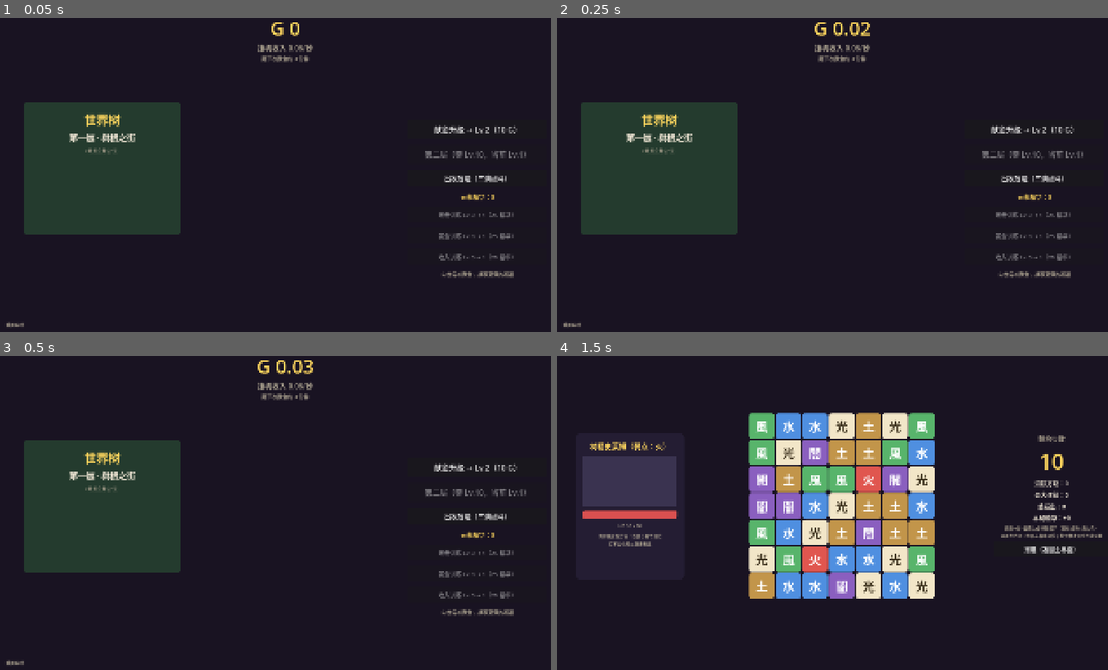
Above: before the commit, frames 1-4 (two rows, left to right).
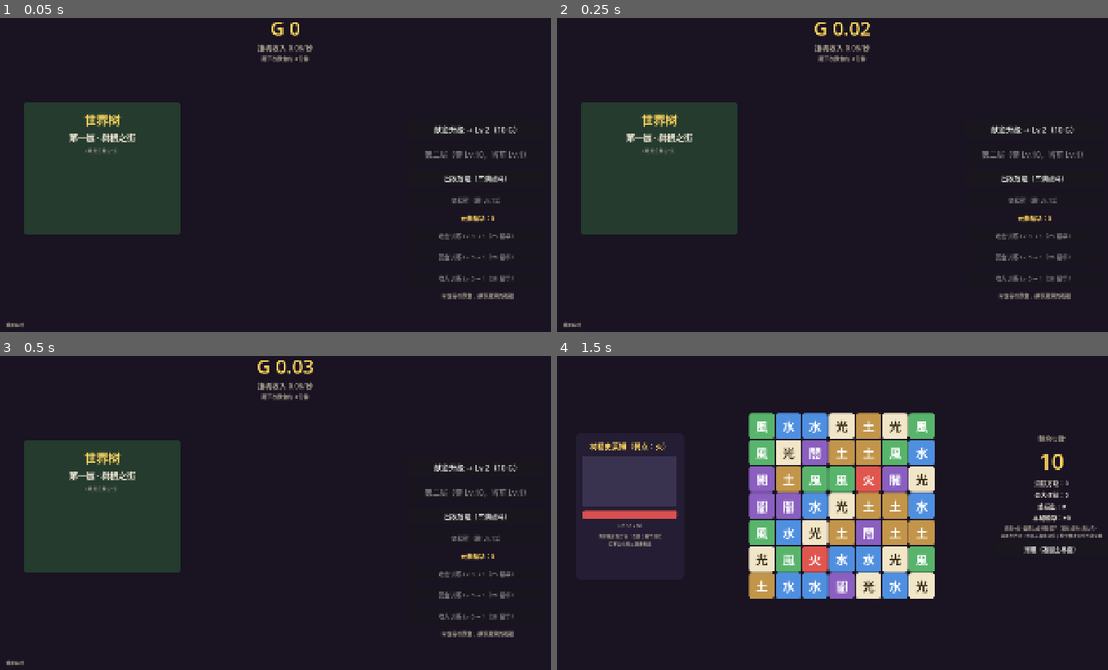
Above: after the commit, the same moments.

Repository: MengUkal/--Idle-simulation-management-self-test
Game: Godot game, scene res://scenes/main/main.tscn
Two runs of this game, one before a commit and one after it. Both use one fixed random seed, a clock stepped at 60 frames per second and the inputs below.
Inputs:
- Up to frame 1 (0.05 s): no input
- Up to frame 2 (0.25 s): no input
- Up to frame 3 (0.5 s): no input
- Up to frame 4 (1.5 s): click "献金升级 → Lv.2（10 G）" at 0.5 s; click "出发冒险（三消战斗）" at 1.25 s

The runs differ from the first frame. In frame 1, 0.9% of the frame differs, in the area x 79-94%, y 55-90%; in frame 2, 0.9%; in frame 3, 0.9%; in frame 4, nothing differs.

Commit message:
feat(M3): exchange - candlestick market with 3 targets (approved spec)
- autoload Market: random-walk prices (5s ticks, 30s candles, 40-candle window,
  price clamped 0.2x-5x base), pre-seeded history, save/load state
- Balance: 3 targets (火晶石/風羽绢/生命露), fee 1%, unlock Lv.15, trade math helpers
- GameState: holdings + buy/sell with 1% fee both ways
- market scene: K-line chart (custom _draw, red up / green down), target list with
  live quotes, buy/sell panel, total assets, Lv.15 lock overlay
- main: exchange entry button (unlock-gated)
- save schema v3 (holdings + market state, backward compatible)
- tests/market_test.gd: 12 checks (walk band, candle roll, fee math, state roundtrip)

Diff:
--- a/autoload/event_bus.gd
+++ b/autoload/event_bus.gd
@@ -10,3 +10,4 @@
 signal save_completed()                     # 一次存档写盘完成
 signal essence_changed(total: int)          # 元素精华变化
 signal line_changed(kind: String, level: int)  # 训练线升级（atk/bounty/income）
+signal holdings_changed(idx: int, total: int)  # 标的持仓变化（交易所）
--- a/autoload/game_state.gd
+++ b/autoload/game_state.gd
@@ -10,6 +10,7 @@
 var atk_line := 0                         # 攻击训练线等级
 var bounty_line := 0                      # 赏金训练线等级
 var income_line := 0                      # 收入训练线等级
+var holdings := [0, 0, 0]                 # 交易所持仓（按 Balance.MARKET_TARGETS 顺序）
 
 
 func income_per_sec() -> float:
@@ -111,6 +112,42 @@
 	EventBus.line_changed.emit("atk", 0)
 	EventBus.line_changed.emit("bounty", 0)
 	EventBus.line_changed.emit("income", 0)
+	holdings = [0, 0, 0]
+	EventBus.holdings_changed.emit(0, 0)
+	EventBus.holdings_changed.emit(1, 0)
+	EventBus.holdings_changed.emit(2, 0)
+
+
+# ---------- 交易所（M3） ----------
+
+func buy_stock(idx: int, shares: int) -> bool:
+	## 买入标的（含 1% 手续费），成功返回 true
+	if idx < 0 or idx >= holdings.size() or shares <= 0:
+		return false
+	var cost := Balance.trade_cost(Market.prices[idx], shares)
+	if money < cost["total"]:
+		EventBus.money_not_enough.emit(cost["total"])
+		return false
+	money -= cost["total"]
+	holdings[idx] += shares
+	EventBus.money_changed.emit(money)
+	EventBus.holdings_changed.emit(idx, holdings[idx])
+	return true
+
+
+func sell_stock(idx: int, shares: int) -> bool:
+	## 卖出标的（含 1% 手续费），成功返回 true
+	if idx < 0 or idx >= holdings.size() or shares <= 0:
+		return false
+	shares = mini(shares, holdings[idx])
+	if shares <= 0:
+		return false
+	var gain := Balance.sell_proceeds(Market.prices[idx], shares)
+	money += gain
+	holdings[idx] -= shares
+	EventBus.money_changed.emit(money)
+	EventBus.holdings_changed.emit(idx, holdings[idx])
+	return true
 
 
 # ---------- 开发修改器专用（release 构建不可达：修改器面板仅 debug 构建加载） ----------
--- /dev/null
+++ b/autoload/market.gd
@@ -0,0 +1,100 @@
+extends Node
+## 交易所行情引擎：纯随机游走价格 + K 线聚合。
+## 【已拍板】三标的 / 纯随机 / 每 5 秒一跳 / 每 30 秒一根 K 线 / 图表保留 40 根。
+
+signal prices_changed()
+signal candle_closed()
+
+var prices: Array = []        # 当前价 prices[标的]
+var history: Array = []       # 已收盘 K 线 history[标的] = [[open, high, low, close] × N]
+var current_open: Array = []  # 当前未收盘 K 线的开盘价
+var live_high: Array = []     # 当前 K 线最高
+var live_low: Array = []      # 当前 K 线最低
+var _tick_accum := 0.0
+var _candle_accum := 0.0
+
+
+func _ready() -> void:
+	if prices.size() < Balance.MARKET_TARGETS.size():
+		reset_market()
+
+
+## 重置行情到基准价并预生成历史 K 线（让图表一解锁就有内容）
+func reset_market() -> void:
+	prices = []
+	history = []
+	current_open = []
+	live_high = []
+	live_low = []
+	for t in Balance.MARKET_TARGETS:
+		var base: float = t["base"]
+		prices.append(base)
+		current_open.append(base)
+		live_high.append(base)
+		live_low.append(base)
+		history.append(_seed_history(base, t["vol"]))
+
+
+func _process(delta: float) -> void:
+	_tick_accum += delta
+	_candle_accum += delta
+	var ticked := false
+	var closed := false
+	while _tick_accum >= Balance.MARKET_TICK_SEC:
+		_tick_accum -= Balance.MARKET_TICK_SEC
+		ticked = true
+		for i in Balance.MARKET_TARGETS.size():
+			var t: Dictionary = Balance.MARKET_TARGETS[i]
+			prices[i] = clampf(prices[i] * (1.0 + randfn(0.0, t["vol"])), t["base"] * 0.2, t["base"] * 5.0)
+			live_high[i] = maxf(live_high[i], prices[i])
+			live_low[i] = minf(live_low[i], prices[i])
+	while _candle_accum >= Balance.MARKET_CANDLE_SEC:
+		_candle_accum -= Balance.MARKET_CANDLE_SEC
+		closed = true
+		for i in Balance.MARKET_TARGETS.size():
+			history[i].append([current_open[i], live_high[i], live_low[i], prices[i]])
+			if history[i].size() > Balance.MARKET_CANDLE_COUNT:
+				history[i].pop_front()
+			current_open[i] = prices[i]
+			live_high[i] = prices[i]
+			live_low[i] = prices[i]
+	if ticked:
+		prices_changed.emit()
+	if closed:
+		candle_closed.emit()
+
+
+func dump_state() -> Dictionary:
+	return {
+		"prices": prices.duplicate(true),
+		"history": history.duplicate(true),
+		"open": current_open.duplicate(true),
+		"high": live_high.duplicate(true),
+		"low": live_low.duplicate(true),
+	}
+
+
+func apply_state(d: Dictionary) -> void:
+	var p: Array = d.get("prices", [])
+	if p.size() == Balance.MARKET_TARGETS.size():
+		prices = p.duplicate(true)
+		history = d.get("history", []).duplicate(true)
+		current_open = d.get("open", []).duplicate(true)
+		live_high = d.get("high", []).duplicate(true)
+		live_low = d.get("low", []).duplicate(true)
+
+
+func _seed_history(base: float, vol: float) -> Array:
+	var out: Array = []
+	var p := base
+	var ticks_per := int(Balance.MARKET_CANDLE_SEC / Balance.MARKET_TICK_SEC)
+	for i in Balance.MARKET_CANDLE_COUNT:
+		var o := p
+		var h := p
+		var l := p
+		for t in ticks_per:
+			p = maxf(p * (1.0 + randfn(0.0, vol)), base * 0.2)
+			h = maxf(h, p)
+			l = minf(l, p)
+		out.append([o, h, l, p])
+	return out
--- a/autoload/save_manager.gd
+++ b/autoload/save_manager.gd
@@ -3,7 +3,7 @@
 ## 【已拍板】离线收益 MVP 不做：关游戏期间不产出，读档回到离开时的数值。
 
 const SAVE_PATH := "user://save.json"
-const SCHEMA_VERSION := 2
+const SCHEMA_VERSION := 3
 
 var _autosave_timer := 0.0
 
@@ -35,6 +35,8 @@
 		"atk_line": GameState.atk_line,
 		"bounty_line": GameState.bounty_line,
 		"income_line": GameState.income_line,
+		"holdings": GameState.holdings.duplicate(),
+		"market": Market.dump_state(),
 	}
 	var file := FileAccess.open(SAVE_PATH, FileAccess.WRITE)
 	if file == null:
@@ -64,6 +66,11 @@
 	GameState.atk_line = int(data.get("atk_line", 0))
 	GameState.bounty_line = int(data.get("bounty_line", 0))
 	GameState.income_line = int(data.get("income_line", 0))
+	# schema v3 字段（交易所）
+	var h: Array = data.get("holdings", [])
+	if h.size() == GameState.holdings.size():
+		GameState.holdings = h.duplicate()
+	Market.apply_state(data.get("market", {}))
 
 
 func delete_save() -> void:
--- a/data/balance.gd
+++ b/data/balance.gd
@@ -91,6 +91,18 @@
 const TRAIN_EFFECT_PER_LEVEL := 0.05 # 每级 +5%（攻击/赏金/收入三线通用）
 const MILESTONE_EP := {2: 10, 4: 15, 6: 20, 8: 30}  # 等级里程碑一次性精华
 
+# ---------- 交易所（M3，2026-10-09 拍板） ----------
+const MARKET_UNLOCK_LEVEL := 15    # 【已拍板】Lv.15 解锁
+const MARKET_FEE_RATE := 0.01      # 【已拍板】买卖各 1% 手续费
+const MARKET_TICK_SEC := 5.0       # 价格跳动间隔（秒）
+const MARKET_CANDLE_SEC := 30.0    # K 线周期（秒/根）
+const MARKET_CANDLE_COUNT := 40    # 图表显示根数
+const MARKET_TARGETS := [          # 【已拍板】三个元素风味标的（base=基准价 vol=每根波动率）
+	{"name": "火晶石", "base": 50.0, "vol": 0.06},
+	{"name": "風羽绢", "base": 80.0, "vol": 0.05},
+	{"name": "生命露", "base": 120.0, "vol": 0.04},
+]
+
 
 static func train_cost(level: int) -> float:
 	## 训练线从 level 级升到 level+1 级的精华费用
@@ -99,6 +111,19 @@
 
 static func train_multiplier(line_level: int) -> float:
 	return 1.0 + TRAIN_EFFECT_PER_LEVEL * float(line_level)
+
+
+static func trade_cost(price: float, shares: int) -> Dictionary:
+	## 买入成本：含 1% 手续费
+	var gross := price * float(shares)
+	var fee := gross * MARKET_FEE_RATE
+	return {"gross": gross, "fee": fee, "total": gross + fee}
+
+
+static func sell_proceeds(price: float, shares: int) -> float:
+	## 卖出到手：扣除 1% 手续费
+	var gross := price * float(shares)
+	return gross - gross * MARKET_FEE_RATE
 
 
 # ---------- 存档 ----------
--- a/project.godot
+++ b/project.godot
@@ -20,6 +20,7 @@
 EventBus="*res://autoload/event_bus.gd"
 GameState="*res://autoload/game_state.gd"
 Economy="*res://autoload/economy.gd"
+Market="*res://autoload/market.gd"
 SaveManager="*res://autoload/save_manager.gd"
 
 [display]
--- a/scenes/main/main.gd
+++ b/scenes/main/main.gd
@@ -23,6 +23,7 @@
 var _countdown_label: Label
 var _essence_label: Label
 var _line_buttons := {}
+var _market_button: Button
 
 const LINE_NAMES := {"atk": "攻击训练", "bounty": "赏金训练", "income": "收入训练"}
 
@@ -113,6 +114,14 @@
 	adventure.add_theme_font_size_override("font_size", 22)
 	adventure.pressed.connect(_on_adventure_pressed)
 	box.add_child(adventure)
+
+	var market_btn := Button.new()
+	market_btn.text = "交易所"
+	market_btn.custom_minimum_size = Vector2(460, 52)
+	market_btn.add_theme_font_size_override("font_size", 20)
+	market_btn.pressed.connect(_on_market_pressed)
+	box.add_child(market_btn)
+	_market_button = market_btn
 
 	_essence_label = _make_label(box, "", 20, COL_GOLD)
 	for kind: String in ["atk", "bounty", "income"]:
@@ -322,6 +331,10 @@
 	get_tree().change_scene_to_file("res://scenes/battle/battle.tscn")
 
 
+func _on_market_pressed() -> void:
+	get_tree().change_scene_to_file("res://scenes/market/market.tscn")
+
+
 func _on_reset_pressed() -> void:
 	_reset_confirm.visible = true
 
@@ -368,6 +381,9 @@
 		_floor2_button.text = "第二层（需 Lv.%d，当前 Lv.%d）" % [
 			Balance.FLOOR_2_LEVEL_REQ, GameState.level,
 		]
+	var market_unlocked := GameState.level >= Balance.MARKET_UNLOCK_LEVEL
+	_market_button.disabled = not market_unlocked
+	_market_button.text = "交易所" if market_unlocked else "交易所（需 Lv.%d）" % Balance.MARKET_UNLOCK_LEVEL
 
 
 # ---------- 特效 ----------
--- /dev/null
+++ b/scenes/market/market.gd
@@ -0,0 +1,331 @@
+extends Control
+## M3 交易所：K 线行情 + 低买高卖。
+## 【已拍板】三标的 / 纯随机游走 / Lv.15 解锁 / 买卖各 1% 手续费。
+
+const COL_BG := Color("191322")
+const COL_GOLD := Color("ffd75e")
+const COL_TEXT := Color("e8e0cf")
+const COL_DIM := Color("a89f8d")
+const COL_PANEL := Color("241d33")
+const UP_RED := Color("e0564f")      # 涨（红涨绿跌）
+const DOWN_GREEN := Color("58b46b")  # 跌
+
+var selected := 0
+var _chart: MarketChart
+var _target_buttons: Array = []
+var _price_label: Label
+var _hold_label: Label
+var _value_label: Label
+var _amount_input: LineEdit
+var _lock_panel: Control
+var _last_prices: Array = []
+
+
+class MarketChart extends Control:
+	## K 线图自绘控件：红涨绿跌 + 影线
+	var source: Node
+	var target_idx := 0
+
+	func _draw() -> void:
+		var bg := Color("10141f")
+		draw_rect(Rect2(Vector2.ZERO, size), bg, true)
+		if source == null or source.history.size() <= target_idx:
+			return
+		var series: Array = []
+		for candle in source.history[target_idx]:
+			series.append(candle)
+		if target_idx < source.current_open.size():
+			var o: float = source.current_open[target_idx]
+			var h: float = maxf(source.live_high[target_idx], source.prices[target_idx])
+			var l: float = minf(source.live_low[target_idx], source.prices[target_idx])
+			series.append([o, h, l, source.prices[target_idx]])
+		if series.is_empty():
+			return
+		var lo := INF
+		var hi := -INF
+		for cd in series:
+			lo = minf(lo, cd[2])
+			hi = maxf(hi, cd[1])
+		var pad := (hi - lo) * 0.1 + 0.001
+		lo -= pad
+		hi += pad
+		var count := series.size()
+		var slot := size.x / float(count)
+		var bw := maxf(slot * 0.6, 2.0)
+		for i in count:
+			var cd: Array = series[i]
+			var cx := slot * (i + 0.5)
+			var up: bool = cd[3] >= cd[0]
+			var col := Color("e0564f") if up else Color("58b46b")
+			draw_line(Vector2(cx, _y_of(cd[1], lo, hi)), Vector2(cx, _y_of(cd[2], lo, hi)), col, 1.5)
+			var top := _y_of(maxf(cd[0], cd[3]), lo, hi)
+			var bot := _y_of(minf(cd[0], cd[3]), lo, hi)
+			draw_rect(Rect2(Vector2(cx - bw / 2, top), Vector2(bw, maxf(bot - top, 1.5))), col, true)
+
+	func _y_of(v: float, lo: float, hi: float) -> float:
+		return size.y - (v - lo) / (hi - lo) * size.y
+
+
+func _ready() -> void:
+	_build_background()
+	_build_topbar()
+	_build_target_list()
+	_build_chart()
+	_build_trade_panel()
+	_build_lock_panel()
+	Market.prices_changed.connect(_refresh_quotes)
+	Market.candle_closed.connect(_refresh_quotes)
+	_refresh_all()
+
+
+# ---------- UI 构建 ----------
+
+func _build_background() -> void:
+	var bg := ColorRect.new()
+	bg.color = COL_BG
+	bg.set_anchors_preset(Control.PRESET_FULL_RECT)
+	add_child(bg)
+
+
+func _build_topbar() -> void:
+	var top := HBoxContainer.new()
+	top.set_anchors_preset(Control.PRESET_TOP_LEFT)
+	top.offset_left = 24
+	top.offset_top = 20
+	top.offset_right = 24 + 900
+	top.offset_bottom = 70
+	top.add_theme_constant_override("separation", 20)
+	add_child(top)
+	var title := Label.new()
+	title.text = "交易所（树根之街支行）"
+	title.add_theme_font_size_override("font_size", 30)
+	title.add_theme_color_override("font_color", COL_GOLD)
+	top.add_child(title)
+	var fee_note := Label.new()
+	fee_note.text = "手续费 1%（买卖均收）"
+	fee_note.add_theme_font_size_override("font_size", 16)
+	fee_note.add_theme_color_override("font_color", COL_DIM)
+	fee_note.size_flags_vertical = Control.SIZE_SHRINK_CENTER
+	top.add_child(fee_note)
+	var back := Button.new()
+	back.text = "返回主界面"
+	back.custom_minimum_size = Vector2(170, 44)
+	back.add_theme_font_size_override("font_size", 18)
+	back.pressed.connect(_on_back_pressed)
+	top.add_child(back)
+
+
+func _build_target_list() -> void:
+	var panel := PanelContainer.new()
+	panel.set_anchors_preset(Control.PRESET_CENTER_LEFT)
+	panel.offset_left = 60
+	panel.offset_right = 60 + 400
+	panel.offset_top = -160
+	panel.offset_bottom = 160
+	var sb := StyleBoxFlat.new()
+	sb.bg_color = COL_PANEL
+	sb.set_corner_radius_all(16)
+	sb.set_content_margin_all(20)
+	panel.add_theme_stylebox_override("panel", sb)
+	add_child(panel)
+	var box := VBoxContainer.new()
+	box.add_theme_constant_override("separation", 12)
+	panel.add_child(box)
+	var head := Label.new()
+	head.text = "标的行情"
+	head.add_theme_font_size_override("font_size", 22)
+	head.add_theme_color_override("font_color", COL_GOLD)
+	box.add_child(head)
+	for i in Balance.MARKET_TARGETS.size():
+		var t: Dictionary = Balance.MARKET_TARGETS[i]
+		var btn := Button.new()
+		btn.custom_minimum_size = Vector2(0, 56)
+		btn.add_theme_font_size_override("font_size", 20)
+		btn.text = t["name"]
+		btn.pressed.connect(_on_target_pressed.bind(i))
+		box.add_child(btn)
+		_target_buttons.append(btn)
+	_hold_label = _make_label(box, "", 18, COL_TEXT)
+	_value_label = _make_label(box, "", 16, COL_DIM)
+
+
+func _build_chart() -> void:
+	var panel := PanelContainer.new()
+	panel.set_anchors_preset(Control.PRESET_CENTER)
+	var sb := StyleBoxFlat.new()
+	sb.bg_color = COL_PANEL
+	sb.set_corner_radius_all(16)
+	sb.set_content_margin_all(16)
+	panel.add_theme_stylebox_override("panel", sb)
+	panel.custom_minimum_size = Vector2(680, 480)
+	add_child(panel)
+	var box := VBoxContainer.new()
+	box.add_theme_constant_override("separation", 8)
+	panel.add_child(box)
+	_price_label = _make_label(box, "", 24, COL_GOLD)
+	_chart = MarketChart.new()
+	_chart.source = Market
+	_chart.custom_minimum_size = Vector2(640, 380)
+	box.add_child(_chart)
+
+
+func _build_trade_panel() -> void:
+	var panel := PanelContainer.new()
+	panel.set_anchors_preset(Control.PRESET_CENTER_RIGHT)
+	panel.offset_left = -60 - 400
+	panel.offset_right = -60
+	panel.offset_top = -170
+	panel.offset_bottom = 170
+	var sb := StyleBoxFlat.new()
+	sb.bg_color = COL_PANEL
+	sb.set_corner_radius_all(16)
+	sb.set_content_margin_all(20)
+	panel.add_theme_stylebox_override("panel", sb)
+	add_child(panel)
+	var box := VBoxContainer.new()
+	box.add_theme_constant_override("separation", 10)
+	panel.add_child(box)
+	var head := Label.new()
+	head.text = "交易"
+	head.add_theme_font_size_override("font_size", 22)
+	head.add_theme_color_override("font_color", COL_GOLD)
+	box.add_child(head)
+	var qty_row := HBoxContainer.new()
+	qty_row.add_theme_constant_override("separation", 8)
+	box.add_child(qty_row)
+	var qty_lab := Label.new()
+	qty_lab.text = "数量"
+	qty_lab.custom_minimum_size = Vector2(60, 0)
+	qty_lab.add_theme_font_size_override("font_size", 18)
+	qty_row.add_child(qty_lab)
+	_amount_input = LineEdit.new()
+	_amount_input.text = "10"
+	_amount_input.custom_minimum_size = Vector2(120, 36)
+	_amount_input.add_theme_font_size_override("font_size", 18)
+	qty_row.add_child(_amount_input)
+	var buy := Button.new()
+	buy.text = "买入"
+	buy.custom_minimum_size = Vector2(0, 40)
+	buy.add_theme_font_size_override("font_size", 18)
+	buy.pressed.connect(_act_buy)
+	box.add_child(buy)
+	var sell := Button.new()
+	sell.text = "卖出"
+	sell.custom_minimum_size = Vector2(0, 40)
+	sell.add_theme_font_size_override("font_size", 18)
+	sell.pressed.connect(_act_sell)
+	box.add_child(sell)
+	_make_label(box, "低买高卖，赚取差价\n价格每 5 秒波动一次", 15, COL_DIM)
+
+
+func _build_lock_panel() -> void:
+	_lock_panel = CenterContainer.new()
+	_lock_panel.set_anchors_preset(Control.PRESET_FULL_RECT)
+	_lock_panel.visible = false
+	add_child(_lock_panel)
+	var panel := PanelContainer.new()
+	var sb := StyleBoxFlat.new()
+	sb.bg_color = COL_PANEL
+	sb.set_corner_radius_all(16)
+	sb.set_content_margin_all(32)
+	panel.add_theme_stylebox_override("panel", sb)
+	_lock_panel.add_child(panel)
+	var box := VBoxContainer.new()
+	box.add_theme_constant_override("separation", 14)
+	panel.add_child(box)
+	var t := Label.new()
+	t.text = "交易所 Lv.%d 解锁" % Balance.MARKET_UNLOCK_LEVEL
+	t.horizontal_alignment = HORIZONTAL_ALIGNMENT_CENTER
+	t.add_theme_font_size_override("font_size", 30)
+	t.add_theme_color_override("font_color", COL_GOLD)
+	box.add_child(t)
+	var s := Label.new()
+	s.text = "先在世界树练练级吧"
+	s.horizontal_alignment = HORIZONTAL_ALIGNMENT_CENTER
+	s.add_theme_font_size_override("font_size", 18)
+	s.add_theme_color_override("font_color", COL_DIM)
+	box.add_child(s)
+	var back := Button.new()
+	back.text = "返回主界面"
+	back.custom_minimum_size = Vector2(200, 48)
+	back.add_theme_font_size_override("font_size", 18)
+	back.pressed.connect(_on_back_pressed)
+	box.add_child(back)
+
+
+func _make_label(parent: Node, text: String, font_size: int, color: Color = COL_TEXT) -> Label:
+	var label := Label.new()
+	label.text = text
+	label.horizontal_alignment = HORIZONTAL_ALIGNMENT_CENTER
+	label.add_theme_font_size_override("font_size", font_size)
+	label.add_theme_color_override("font_color", color)
+	parent.add_child(label)
+	return label
+
+
+# ---------- 交互与刷新 ----------
+
+func _on_target_pressed(idx: int) -> void:
+	selected = idx
+	_chart.target_idx = idx
+	_chart.queue_redraw()
+	_refresh_quotes()
+
+
+func _act_buy() -> void:
+	if GameState.buy_stock(selected, _to_i(_amount_input.text)):
+		_show_toast("买入成功！")
+	else:
+		_show_toast("吉尔不足或数量无效")
+	_refresh_quotes()
+
+
+func _act_sell() -> void:
+	if GameState.sell_stock(selected, _to_i(_amount_input.text)):
+		_show_toast("卖出成功！")
+	else:
+		_show_toast("没有足够持仓")
+	_refresh_quotes()
+
+
+func _on_back_pressed() -> void:
+	get_tree().change_scene_to_file("res://scenes/main/main.tscn")
+
+
+func _to_i(text: String) -> int:
+	return maxi(0, int(text) if text.is_valid_int() else 0)
+
+
+func _show_toast(text: String) -> void:
+	_price_label.text = text  # 复用现价栏做轻提示（下一刷新自动恢复）
+
+
+func _refresh_quotes() -> void:
+	_chart.target_idx = selected
+	_chart.queue_redraw()
+	for i in _target_buttons.size():
+		var btn: Button = _target_buttons[i]
+		var t: Dictionary = Balance.MARKET_TARGETS[i]
+		var prev: float = t["base"]
+		if Market.history[i].size() > 0:
+			prev = Market.history[i][Market.history[i].size() - 1][3]
+		var chg: float = (Market.prices[i] - prev) / maxf(prev, 0.01) * 100.0
+		var arrow := "↑" if chg >= 0.0 else "↓"
+		btn.text = "%s  %.1f G  %s%.1f%%" % [t["name"], Market.prices[i], arrow, absf(chg)]
+		btn.modulate = Color(1.35, 1.35, 1.05) if i == selected else Color.WHITE
+	var t2: Dictionary = Balance.MARKET_TARGETS[selected]
+	_price_label.text = "%s 现价 %.1f G" % [t2["name"], Market.prices[selected]]
+	_hold_label.text = "持仓：%d 股 ｜ 市值：%.0f G" % [
+		GameState.holdings[selected], GameState.holdings[selected] * Market.prices[selected],
+	]
+	var total_value := GameState.money
+	for i in GameState.holdings.size():
+		total_value += GameState.holdings[i] * Market.prices[i]
+	_value_label.text = "现金 %.0f G ｜ 总资产 %.0f G" % [GameState.money, total_value]
+
+
+func _refresh_all() -> void:
+	_chart.target_idx = selected
+	var locked := GameState.level < Balance.MARKET_UNLOCK_LEVEL
+	_lock_panel.visible = locked
+	_refresh_quotes()
--- /dev/null
+++ b/scenes/market/market.tscn
@@ -0,0 +1,11 @@
+[gd_scene load_steps=2 format=3]
+
+[ext_resource type="Script" path="res://scenes/market/market.gd" id="1_market"]
+
+[node name="Market" type="Control"]
+anchors_preset = 15
+anchor_right = 1.0
+anchor_bottom = 1.0
+grow_horizontal = 2
+grow_vertical = 2
+script = ExtResource("1_market")
--- /dev/null
+++ b/tests/market_test.gd
@@ -0,0 +1,53 @@
+extends SceneTree
+## 交易所数值测试（无头）：价格游走边界 / K 线滚动 / 手续费数学
+##   godot --headless --path . --script res://tests/market_test.gd
+
+var _fails := 0
+
+
+func check(case_name: String, actual: Variant, expected: Variant) -> void:
+	var ok := false
+	if typeof(actual) in [TYPE_FLOAT, TYPE_INT] and typeof(expected) in [TYPE_FLOAT, TYPE_INT]:
+		ok = is_equal_approx(float(actual), float(expected))
+	else:
+		ok = actual == expected
+	if ok:
+		print("PASS  " + case_name)
+	else:
+		_fails += 1
+		print("FAIL  %s  实际=%s 预期=%s" % [case_name, actual, expected])
+
+
+func _init() -> void:
+	var m = load("res://autoload/market.gd").new()
+	m.reset_market()
+	check("初始 3 个标的价格", m.prices.size(), 3)
+	check("预生成历史 K 线 40 根", m.history[0].size(), 40)
+	# 手续费数学（1% 买卖均收）
+	var cost: Dictionary = Balance.trade_cost(100.0, 10)
+	check("买入毛额 = 1000", cost["gross"], 1000.0)
+	check("买入手续费 = 10", cost["fee"], 10.0)
+	check("买入总花费 = 1010", cost["total"], 1010.0)
+	check("卖出到手 = 990", Balance.sell_proceeds(100.0, 10), 990.0)
+	# 行情推进 300 秒（60 跳 = 10 根 K 线）
+	for i in 300:
+		m._process(1.0)
+	var ok_band := true
+	for i in m.prices.size():
+		var base: float = Balance.MARKET_TARGETS[i]["base"]
+		if m.prices[i] < base * 0.2 or m.prices[i] > base * 5.0:
+			ok_band = false
+	check("价格在 0.2~5.0 倍基准带内", ok_band, true)
+	check("K 线维持 40 根滚动窗口", m.history[0].size(), 40)
+	check("三标的 K 线同步滚动", m.history[1].size(), 40)
+	check("末根收盘 = 当前价", m.history[0][39][3], m.prices[0])
+	# 状态持久化往返
+	var state: Dictionary = m.dump_state()
+	var m2 = load("res://autoload/market.gd").new()
+	m2.reset_market()
+	m2.apply_state(state)
+	check("状态往返后价格一致", m2.prices[0], m.prices[0])
+	check("状态往返后 K 线数一致", m2.history[0].size(), m.history[0].size())
+	print("---")
+	print("结果：%d 项失败" % _fails)
+	quit(1 if _fails > 0 else 0)
Not shown, added: autoload/market.gd.uid
Not shown, added: scenes/market/market.gd.uid
Not shown, added: tests/cap_clear.png.import
Not shown, added: tests/cap_done.png.import
Not shown, added: tests/cap_fall.png.import
Not shown, added: tests/cap_swap.png.import
Not shown, changed: docs/游戏设计文档.md
